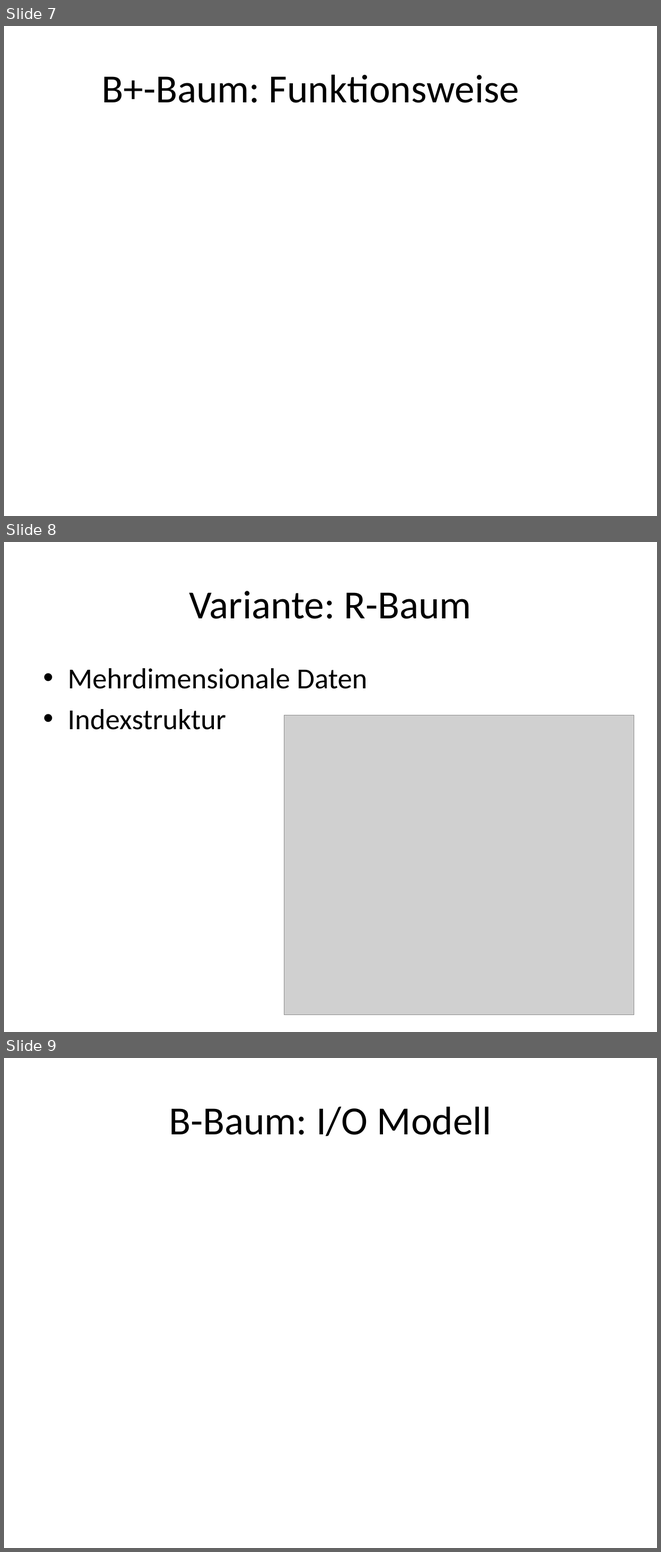
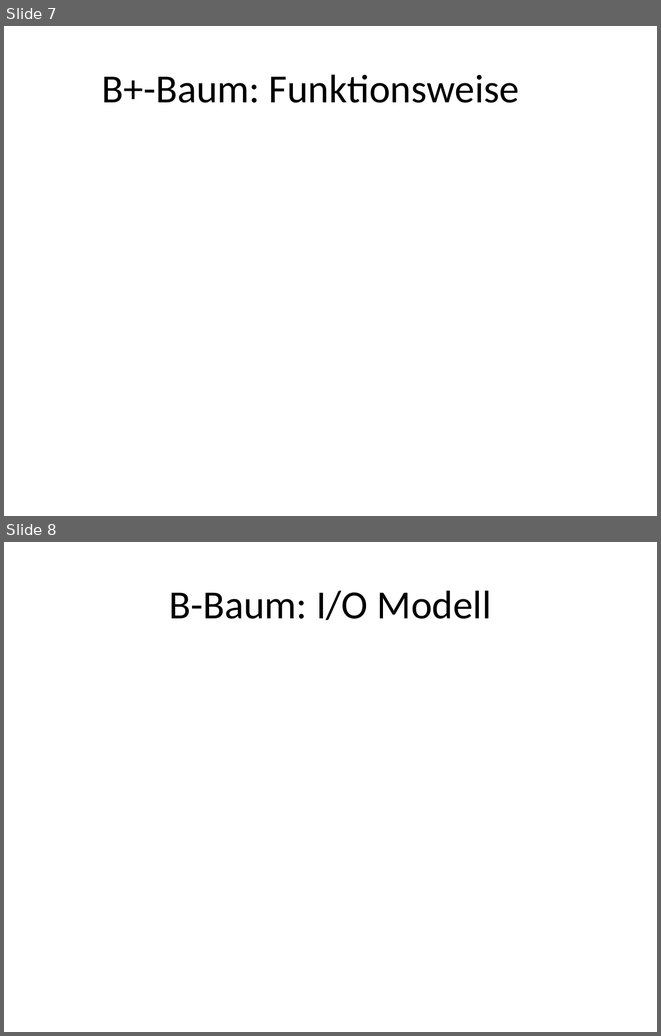
Before and after one commit to sebrockm/Algorithm_Engineering_Project, a slide deck: blob/blatt1/ae.pptx. Shown one above the other, each under a label of ours: slides 7, 8 and 9 before the commit, slides 7 and 8 after it. The pictures are 661x1552 and 661x1036 pixels, drawn with LibreOffice and Linux fonts; fonts in the diff are those of the drawing; grey boxes stand for pictures. Boxes give left, top, right and bottom in pixels: in the first picture for what was removed or moved away, otherwise in the second. Text is boxed around its words. In the diff, an @@ line names an element or a change of style, - is before the commit and + after.

```diff
--- a/blob/blatt1/ae.pptx
+++ b/blob/blatt1/ae.pptx
@@ slide 8 removed at box(4, 542, 657, 1032), background #FFFFFF @@
@@ title removed at box(189, 591, 471, 619) @@
-Variante: R-Baum
@@ text removed at box(68, 668, 367, 730) @@
-• Mehrdimensionale Daten
-• Indexstruktur
@@ picture removed at box(284, 715, 634, 1015) @@
@@ what was slide 9 is now slide 8 @@
```
Also in this commit, not shown: 1 slide changed, 1 other slide removed, 15 other files.
